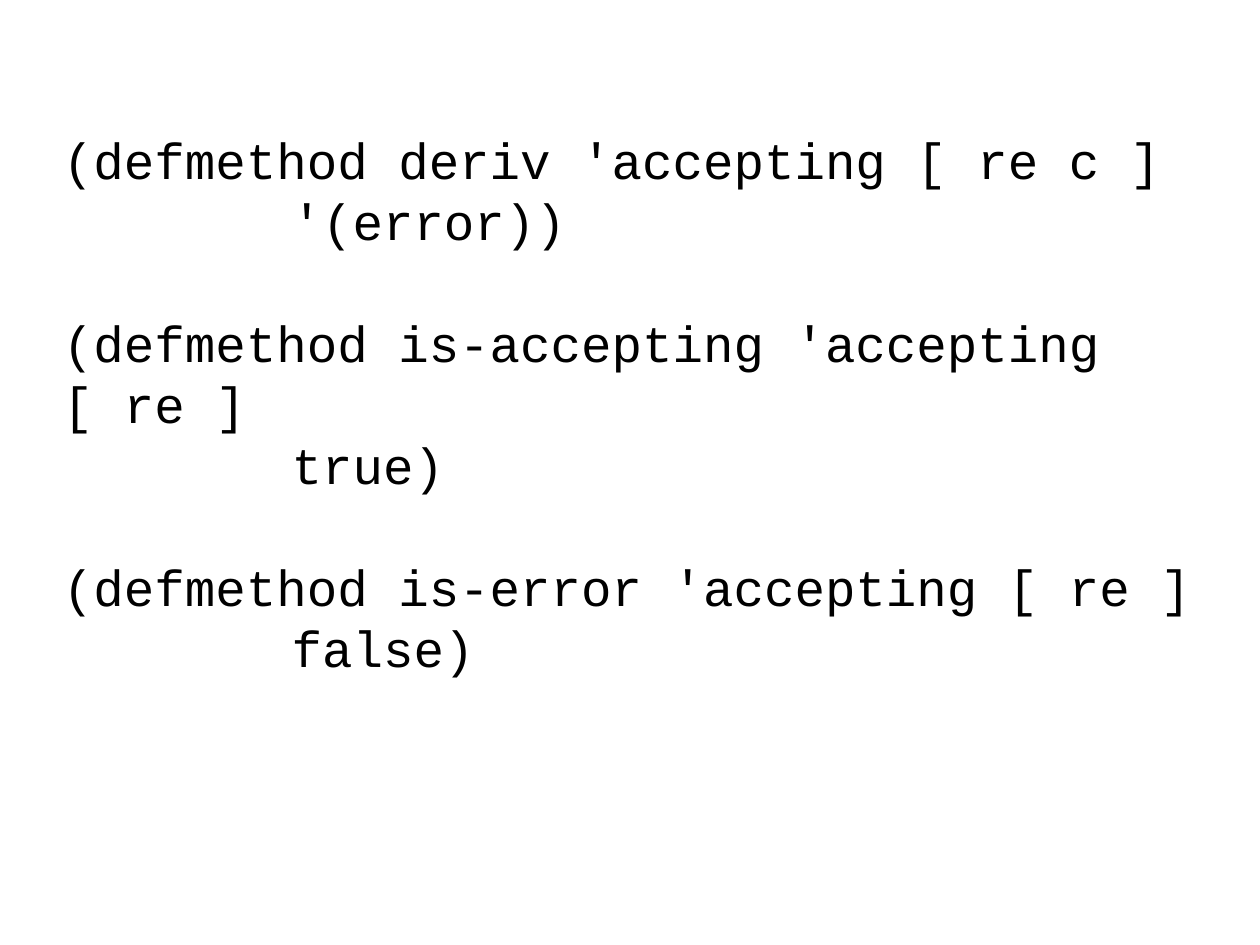
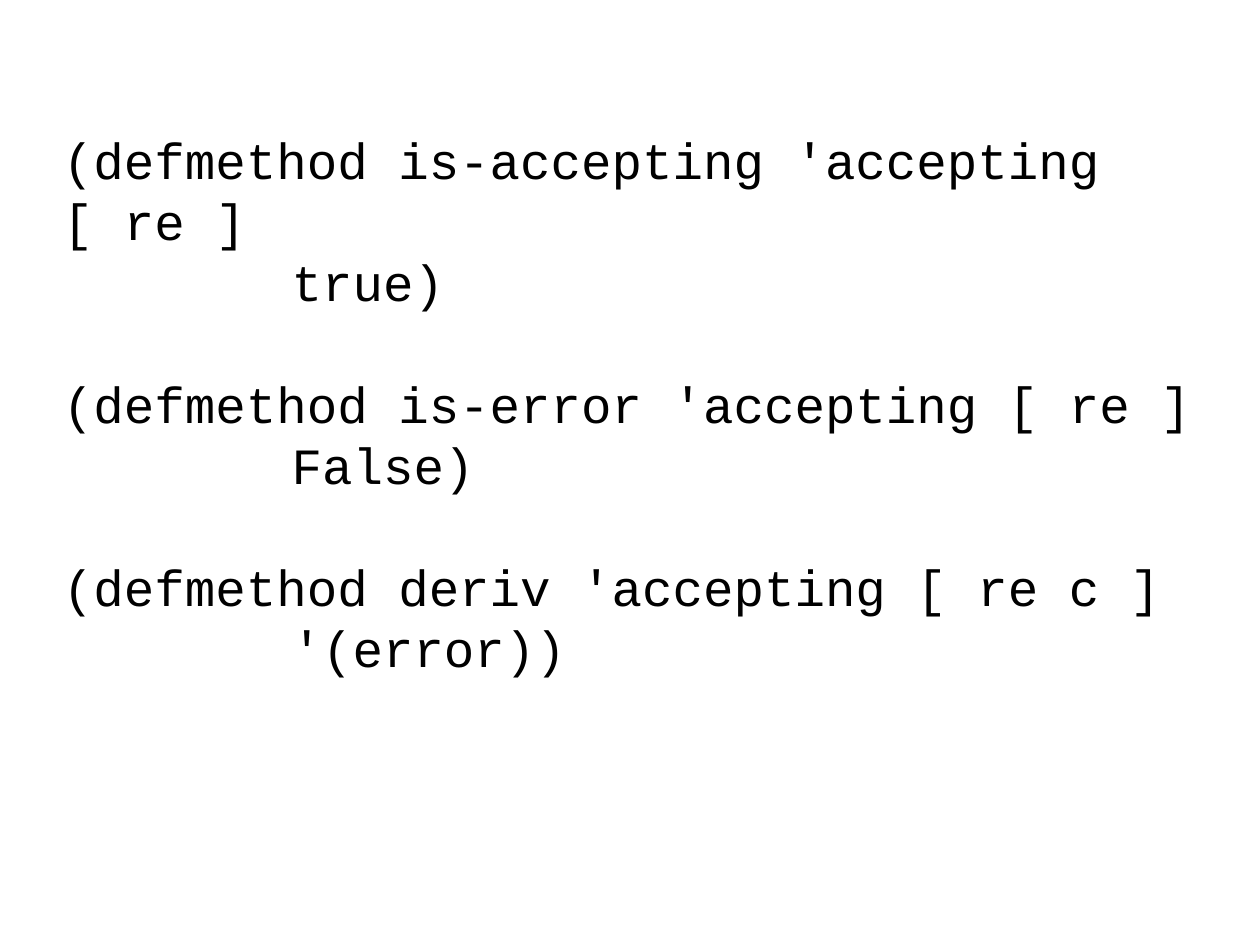
Before and after one commit to bhurt/presentations, a slide deck: slide 78 of pdre.odp (slide 74 before the commit). Drawn at 1260x945 pixels with LibreOffice and Linux fonts; fonts in the diff are those of the drawing. Boxes give left, top, right and bottom in pixels: in the first picture for what was removed or moved away, otherwise in the second. Text is boxed around its words. In the diff, an @@ line names an element or a change of style, - is before the commit and + after.

```diff
--- a/pdre.odp
+++ b/pdre.odp
@@ subtitle at [63, 143, 1099, 251]: paragraphs removed @@
-(defmethod deriv 'accepting [ re c ]
-'(error))
@@ subtitle at [63, 447, 1099, 678]: text changed @@
-false)
+False)
+(defmethod deriv 'accepting [ re c ]
+'(error))
```
Also in this commit, not shown: 10 other slides changed, 7 slides added, 1 slide removed, 1 other file.
